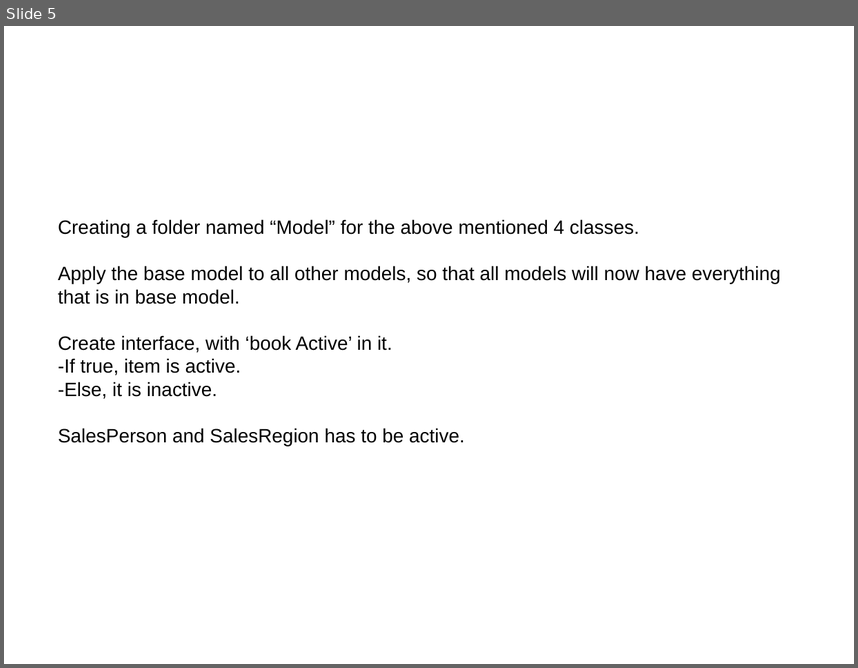
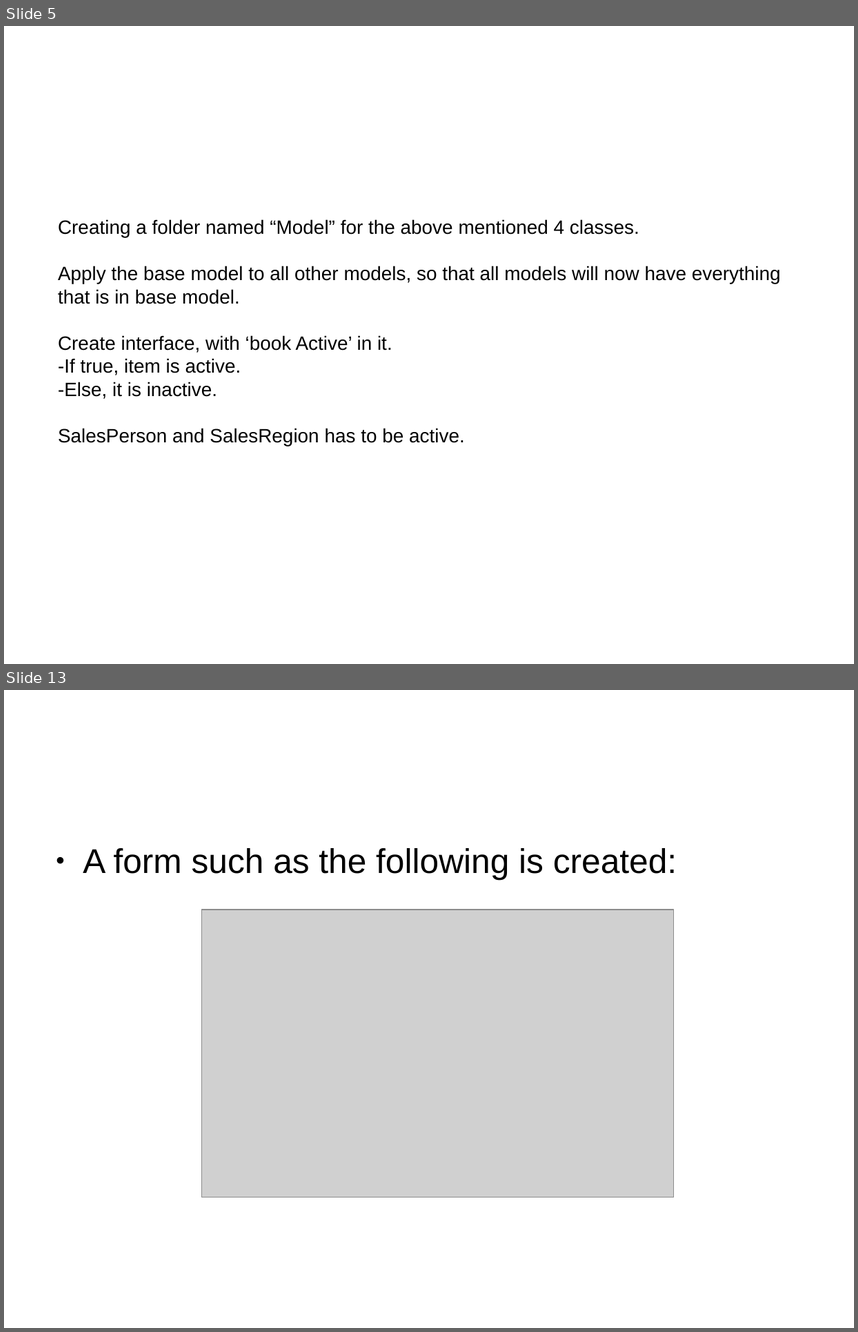
Before and after one commit to niks-in-the-hub/ORM-Entity-Framework-with-C-, a slide deck: csharp_application_with_entity_framework.pptx. Shown one above the other, each under a label of ours: slide 5 before the commit, slides 5 and 13 after it; the slides between them are not shown. The pictures are 858x668 and 858x1332 pixels, drawn with LibreOffice and Linux fonts; fonts in the diff are those of the drawing; grey boxes stand for pictures; background and template pictures are left out. Boxes give left, top, right and bottom in pixels: in the first picture for what was removed or moved away, otherwise in the second. Text is boxed around its words. In the diff, an @@ line names an element or a change of style, - is before the commit and + after.

```diff
--- a/csharp_application_with_entity_framework.pptx
+++ b/csharp_application_with_entity_framework.pptx
@@ slide 13 added at (4, 690, 854, 1328), background picture (left out) @@
@@ text added at (83, 848, 677, 880), 32 pt, text #000000 @@
+● A form such as the following is created:
@@ picture added at (201, 910, 673, 1198) @@
```
Also in this commit, not shown: 7 slides changed, 3 other slides added.
